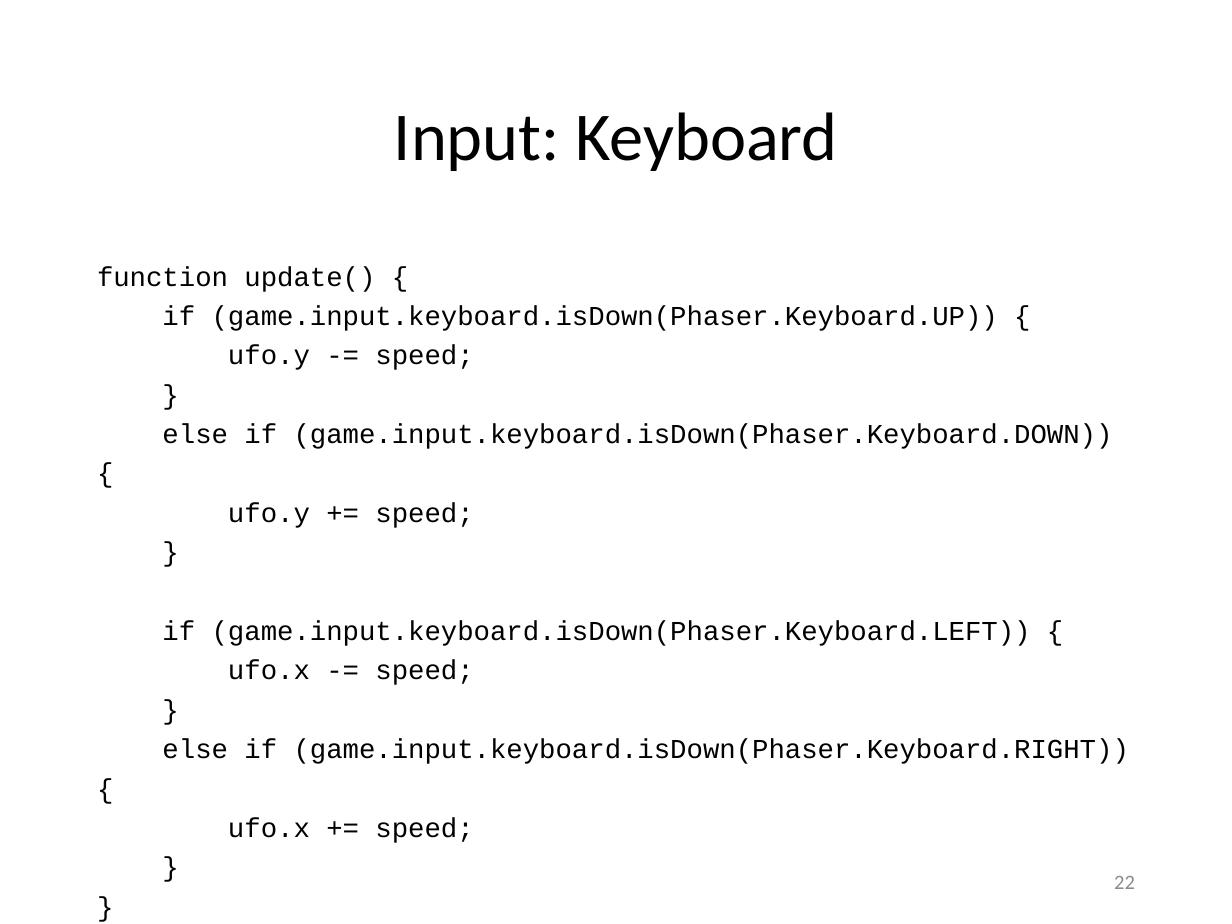
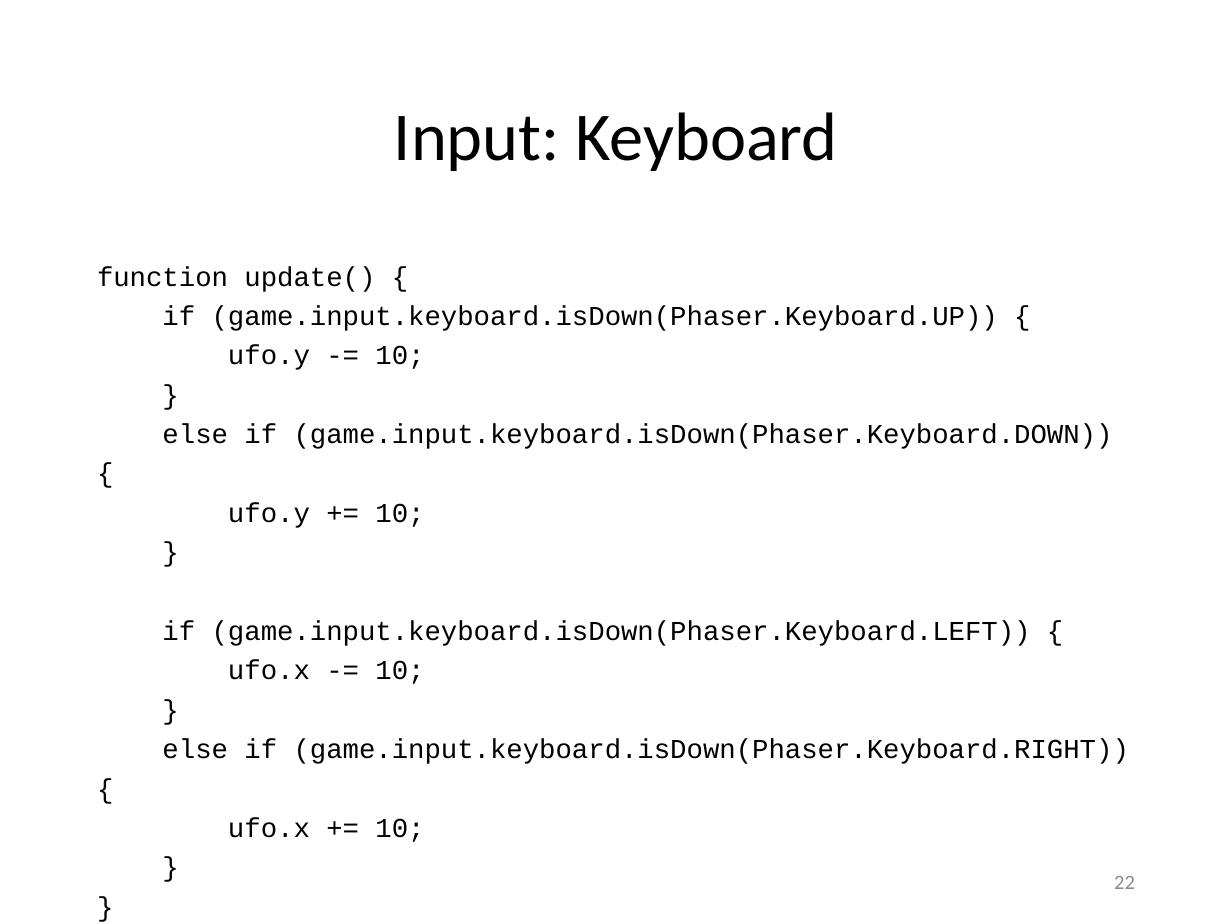
Before and after one commit to Lotti/codemotion2014, a slide deck: slide 22 of codemotion.pptx. Drawn at 1232x924 pixels with LibreOffice and Linux fonts; fonts in the diff are those of the drawing; background and template pictures are left out. Boxes give left, top, right and bottom in pixels: in the first picture for what was removed or moved away, otherwise in the second. Text is boxed around its words. In the diff, an @@ line names an element or a change of style, - is before the commit and + after.

```diff
--- a/codemotion.pptx
+++ b/codemotion.pptx
@@ text at <box>228,345,424,370</box>: text changed @@
-ufo.y -= speed;
+ufo.y -= 10;
@@ text at <box>228,503,424,528</box>: text changed @@
-ufo.y += speed;
+ufo.y += 10;
@@ text at <box>228,660,424,684</box>: text changed @@
-ufo.x -= speed;
+ufo.x -= 10;
@@ text at <box>228,818,424,842</box>: text changed @@
-ufo.x += speed;
+ufo.x += 10;
```
Also in this commit, not shown: 2 other slides changed.
